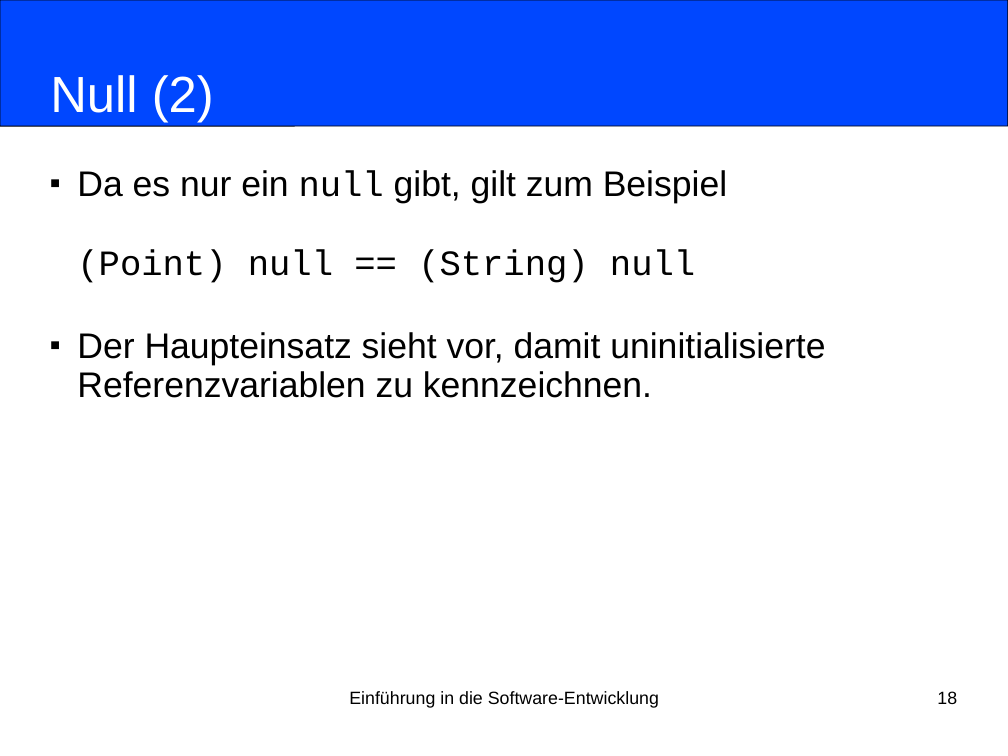
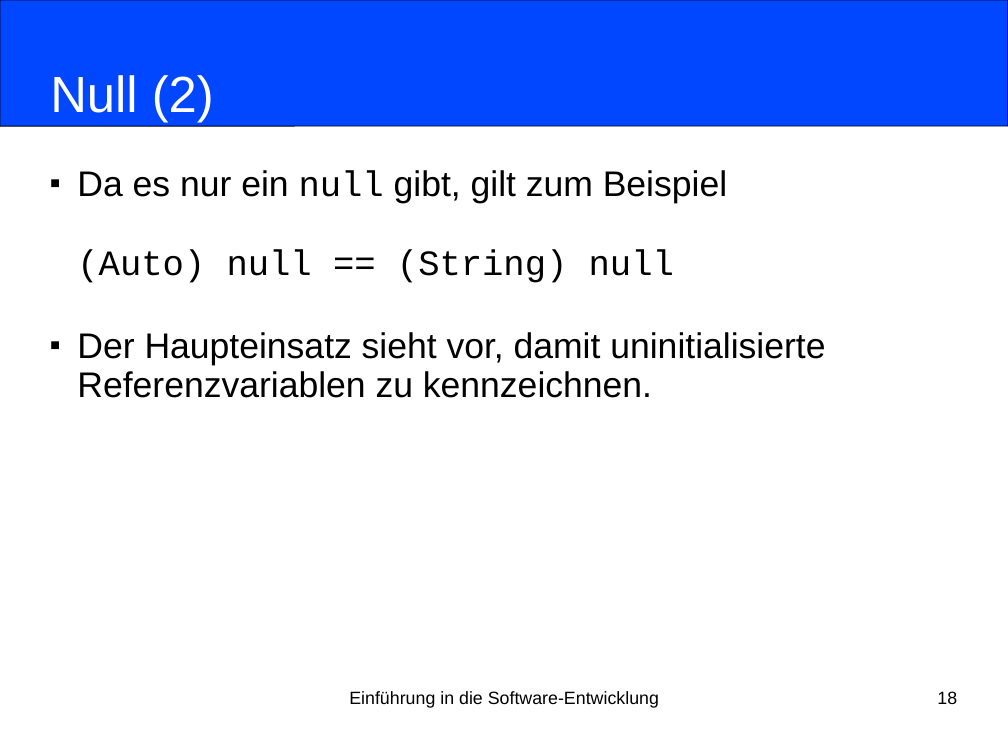
Before and after one commit to nordakademie-einfuehrung-java/vorlesungsskript, a slide deck: slide 18 of folien/Semester_03_Termin_07_Kapitel06.pptx. Drawn at 1008x756 pixels with LibreOffice and Linux fonts; fonts in the diff are those of the drawing. Boxes give left, top, right and bottom in pixels: in the first picture for what was removed or moved away, otherwise in the second. Text is boxed around its words. In the diff, an @@ line names an element or a change of style, - is before the commit and + after.

Commit message:
Auto statt Point als null-Beispiel

```diff
--- a/folien/Semester_03_Termin_07_Kapitel06.pptx
+++ b/folien/Semester_03_Termin_07_Kapitel06.pptx
@@ subtitle at <box>77,170,727,283</box>: text changed @@
-■ Da es nur ein null gibt, gilt zum Beispiel
-  (Point) null == (String) null
+■ Da es nur ein null gibt, gilt zum Beispiel
+  (Auto) null == (String) null
```
Also in this commit, not shown: 1 other slide changed, 1 other file.
